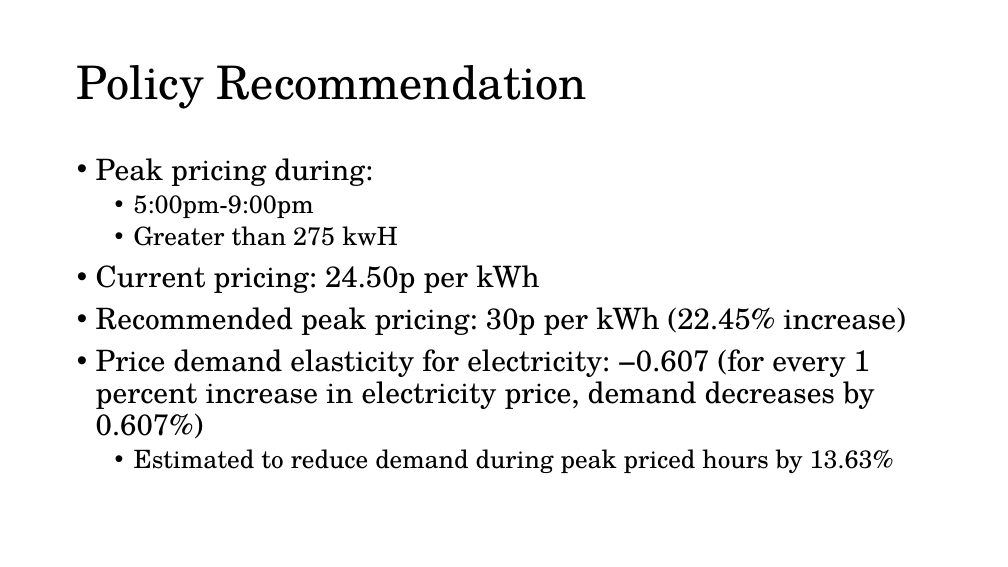
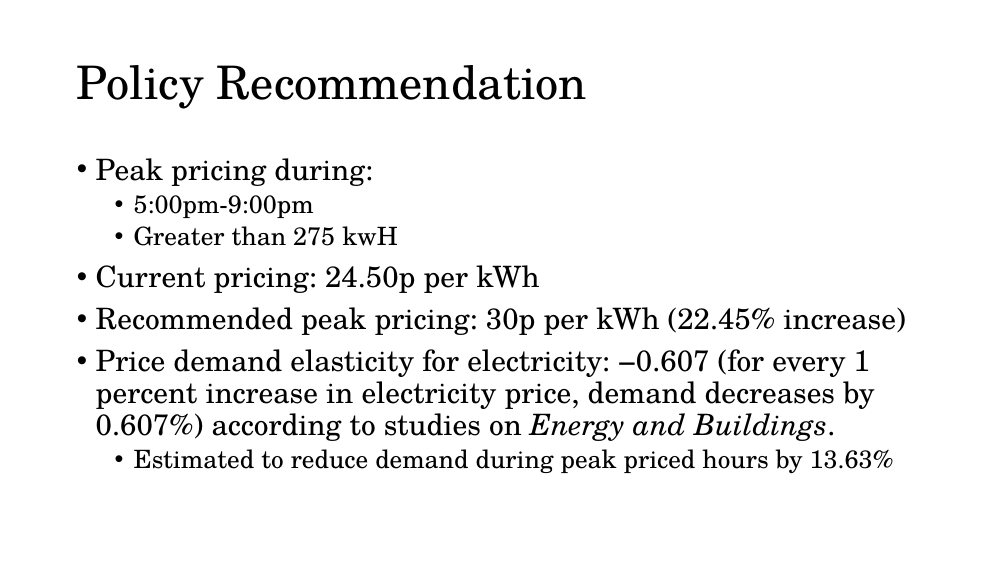
Before and after one commit to amjamz/30538-finalproject-smartmeters, a slide deck: slide 7 of Presentation.pptx. Drawn at 1008x567 pixels with LibreOffice and Linux fonts; fonts in the diff are those of the drawing. Boxes give left, top, right and bottom in pixels: in the first picture for what was removed or moved away, otherwise in the second. Text is boxed around its words. In the diff, an @@ line names an element or a change of style, - is before the commit and + after.

```diff
--- a/Presentation.pptx
+++ b/Presentation.pptx
@@ text at (96,349,874,441): text changed @@
-• Price demand elasticity for electricity: −0.607 (for every 1 percent increase in electricity price, demand decreases by 0.607%)
+• Price demand elasticity for electricity: −0.607 (for every 1 percent increase in electricity price, demand decreases by 0.607%) according to studies on Energy and Buildings.
```
Also in this commit, not shown: 16 other files.
